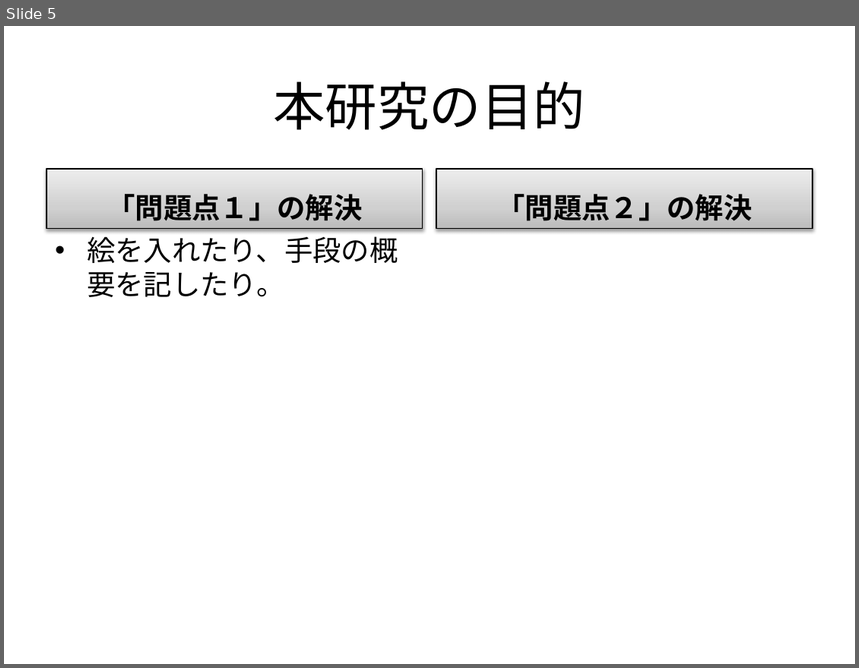
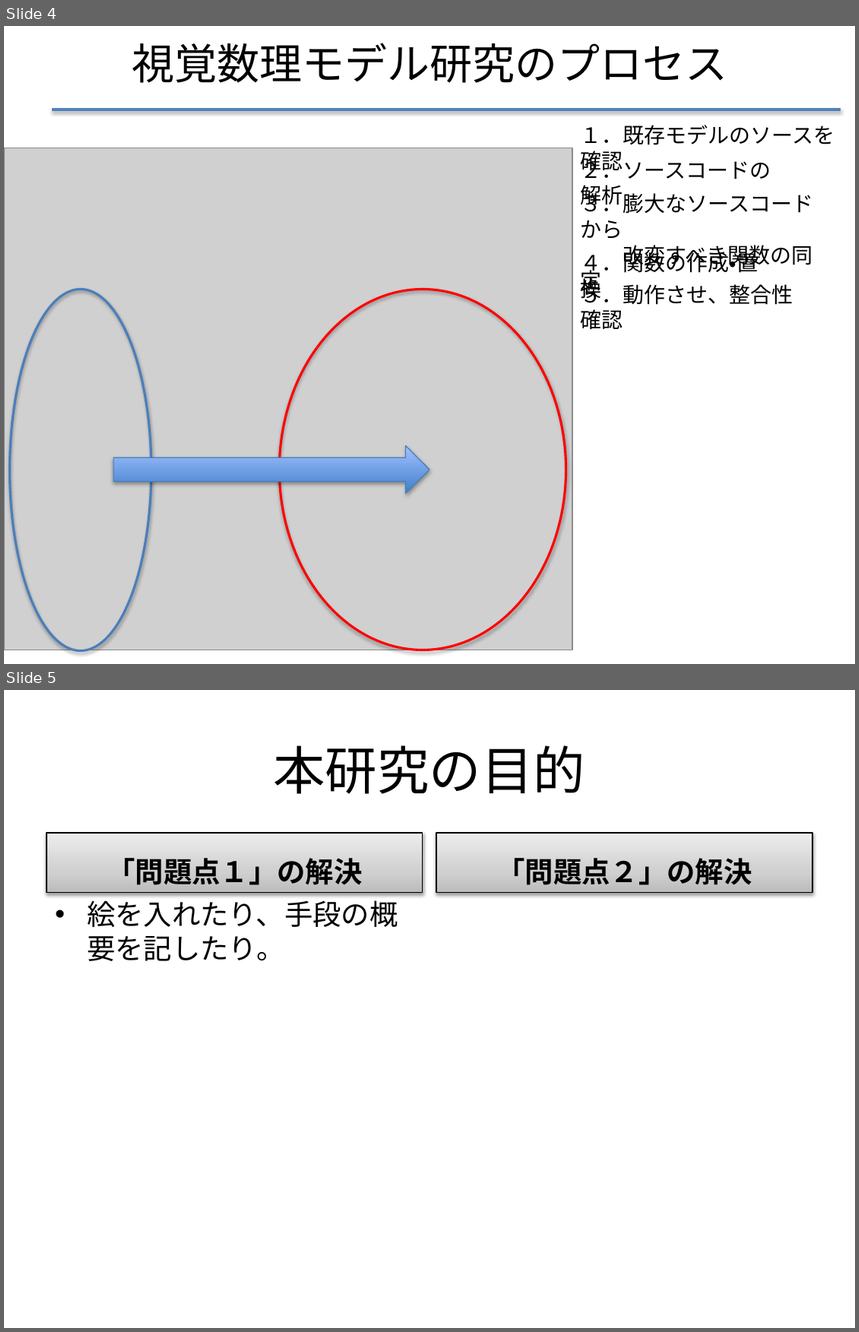
Before and after one commit to f-akazawa/akaz_uecdevelop, a slide deck: doc/中間発表資料.pptx. Shown one above the other, each under a label of ours: slide 5 before the commit, slides 4 and 5 after it. The pictures are 859x668 and 859x1332 pixels, drawn with LibreOffice and Linux fonts; fonts in the diff are those of the drawing; grey boxes stand for pictures. Boxes give left, top, right and bottom in pixels: in the first picture for what was removed or moved away, otherwise in the second. Text is boxed around its words. In the diff, an @@ line names an element or a change of style, - is before the commit and + after.

Commit message:
現在の研究活動について問題となっている部分をアニメーションで説明
まだ書きかけ

```diff
--- a/doc/中間発表資料.pptx
+++ b/doc/中間発表資料.pptx
@@ slide 4 added at <box>4,26,855,664</box>, background #FFFFFF @@
@@ title added at <box>132,43,728,83</box>, 36 pt, text #000000 @@
+視覚数理モデル研究のプロセス
@@ line added from (52, 110) to (841, 110), #4F81BD 2 pt @@
@@ text added at <box>581,125,835,175</box>, 18 pt, text #000000 @@
+１．既存モデルのソースを確認
@@ picture added at <box>4,148,572,650</box> @@
@@ text added at <box>581,157,772,209</box>, 18 pt, text #000000 @@
+２．ソースコードの解析
@@ text added at <box>581,190,814,294</box>, 18 pt, text #000000 @@
+３．膨大なソースコードから
+改変すべき関数の同定
@@ text added at <box>581,249,758,303</box>, 18 pt, text #000000 @@
+４．関数の作成・置換
@@ ellipse added at <box>10,289,151,651</box>, outline #4B7EBC 2 pt @@
@@ ellipse added at <box>280,289,566,650</box>, outline #FF0000 2 pt @@
@@ text added at <box>581,281,794,330</box>, 18 pt, text #000000 @@
+５．動作させ、整合性確認
@@ right arrow added at <box>113,446,430,493</box>, fill gradient #3F80CE to #A4C4FF, outline #4B7EBC 0.75 pt @@
```
Also in this commit, not shown: 5 slides changed, 2 slides removed.
